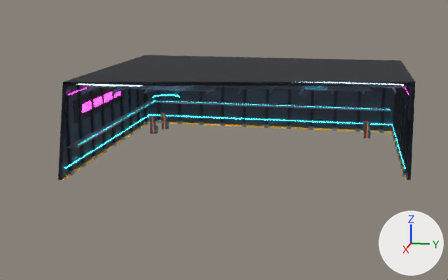
The glTF model godot/assets/models/hall.glb, before and after one commit.
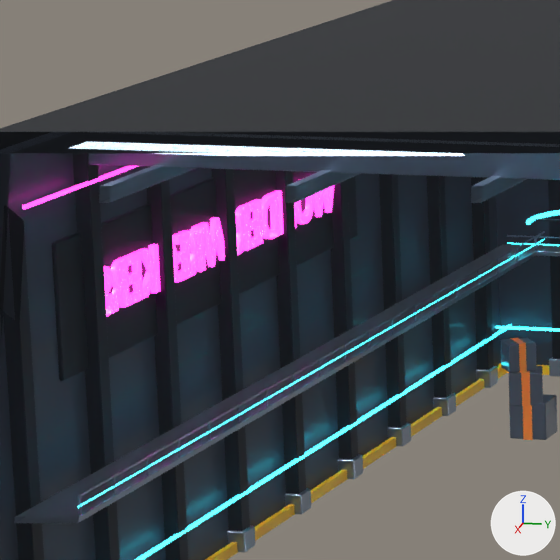
The first picture shows the older version from a 50 mm camera at (187.7, 30.2, 53.0) aimed at (3.0, -6.8, 6.8). The close-ups show the older and then the newer version on the part from 14% to 35% of the width and 21% to 55% of the height of that picture. Only the edits that show in the close-ups are written down. The lights are fixed; the arrows at lower right show +X, +Y and +Z. Everything nearer to the camera than a plane just in front of the edit is cut away. Where no turn or scale is listed for an object, it has been applied to the vertices. Vertices at exactly the same position are counted once.

The scene before the commit, as lines of its bpy script (objects in view):
```python
me_hall = bpy.data.meshes.new('Hall')
me_hall.from_pydata(...)  # 16452 vertices, 32036 faces; spans x -49.0..49.0, y -97.5..0.5, z -13.0..14.0
me_hall.materials.append(mat_panel)  # dark blue #3a4250
me_hall.materials.append(mat_dark)  # black #1c2129
me_hall.materials.append(mat_steel)  # greyish blue #8a96a6
me_hall.materials.append(mat_neoncyan)  # cyan #5ff4ff, glowing cyan #2fe8ff
me_hall.materials.append(mat_neonpink)  # pink #ff5fd2, glowing pink #ff2fc8
me_hall.materials.append(mat_hazard)  # yellow #ffc21a
me_hall.materials.append(mat_skylight)  # pale blue #dff4ff, glowing blue #cfeeff
me_hall.materials.append(mat_pipe)  # blue #5b6b7d
me_hall.materials.append(mat_crate)  # dark blue #4a5566
me_hall.materials.append(mat_crateband)  # orange #ff8a2a
me_sign = bpy.data.meshes.new('Sign')
me_sign.from_pydata(...)  # 8820 vertices, 17604 faces; spans x -16.9..16.7, y -0.4..0.4, z -1.2..1.4
me_sign.materials.append(mat_neonpink)  # pink #ff5fd2, glowing pink #ff2fc8
me_signframe = bpy.data.meshes.new('SignFrame')
me_signframe.from_pydata(...)  # 96 vertices, 188 faces; spans x -21.0..21.0, y -0.2..0.2, z -3.5..3.5
me_signframe.materials.append(mat_dark)  # black #1c2129
ob_hall = bpy.data.objects.new('Hall', me_hall)
ob_hall.location = (0.0, 48.5, 13.0)
ob_sign = bpy.data.objects.new('Sign', me_sign)
ob_sign.location = (0.0, -47.8, 17.5)
ob_signframe = bpy.data.objects.new('SignFrame', me_signframe)
ob_signframe.location = (0.0, -47.95, 17.5)
```
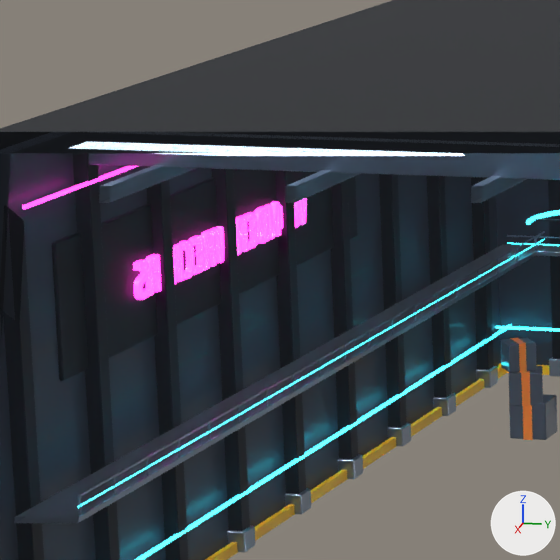
Location of each change, [x1, y1, x2, y2] in pixels of the close-ups (560 x 560 px):
'Sign', reshaped (24% narrower, 26% shorter): before [104, 179, 334, 317]; after [133, 198, 307, 300]
part 1 of me_sign, deleted: before [104, 266, 114, 317]
part 2 of me_sign, deleted (pink): before [111, 257, 130, 313]
part 3 of me_sign, deleted (pink): before [314, 186, 334, 217]
part 4 of me_sign, reshaped: before [123, 179, 314, 305]; after [133, 198, 307, 300]

What changed in the scene script:
```text
Change me_sign:
    used by ob_sign; location = (0.0, -47.8, 17.5)
    remove me_sign.from_pydata(...)  # 8820 vertices, 17604 faces; spans x -16.9..16.7, y -0.4..0.4, z -1.2..1.4
    add me_sign.from_pydata(...)  # 43700 vertices, 87608 faces; spans x -12.1..12.0, y -0.4..0.4, z -1.2..0.9
    me_sign part 1: the loose piece of 1464 vertices spanning x 15.2..16.7, y -0.4..0.4, z -1.2..1.4 is deleted
    me_sign part 2: the loose piece of 1128 vertices spanning x 13.3..15.4, y -0.4..0.4, z -1.1..1.4 is deleted
    me_sign part 3: the loose piece of 156 vertices spanning x -16.9..-13.1, y -0.4..0.4, z -1.1..1.4 is deleted
    me_sign part 4: 478 vertices moved within x -11.6..12.0, y -0.4..0.4, z -1.1..0.9; 4993 vertices removed from x -13.1..13.1, y -0.4..0.4, z -1.2..1.4; 42621 vertices added at x -12.1..12.0, y -0.4..0.4, z -1.2..0.9
```
